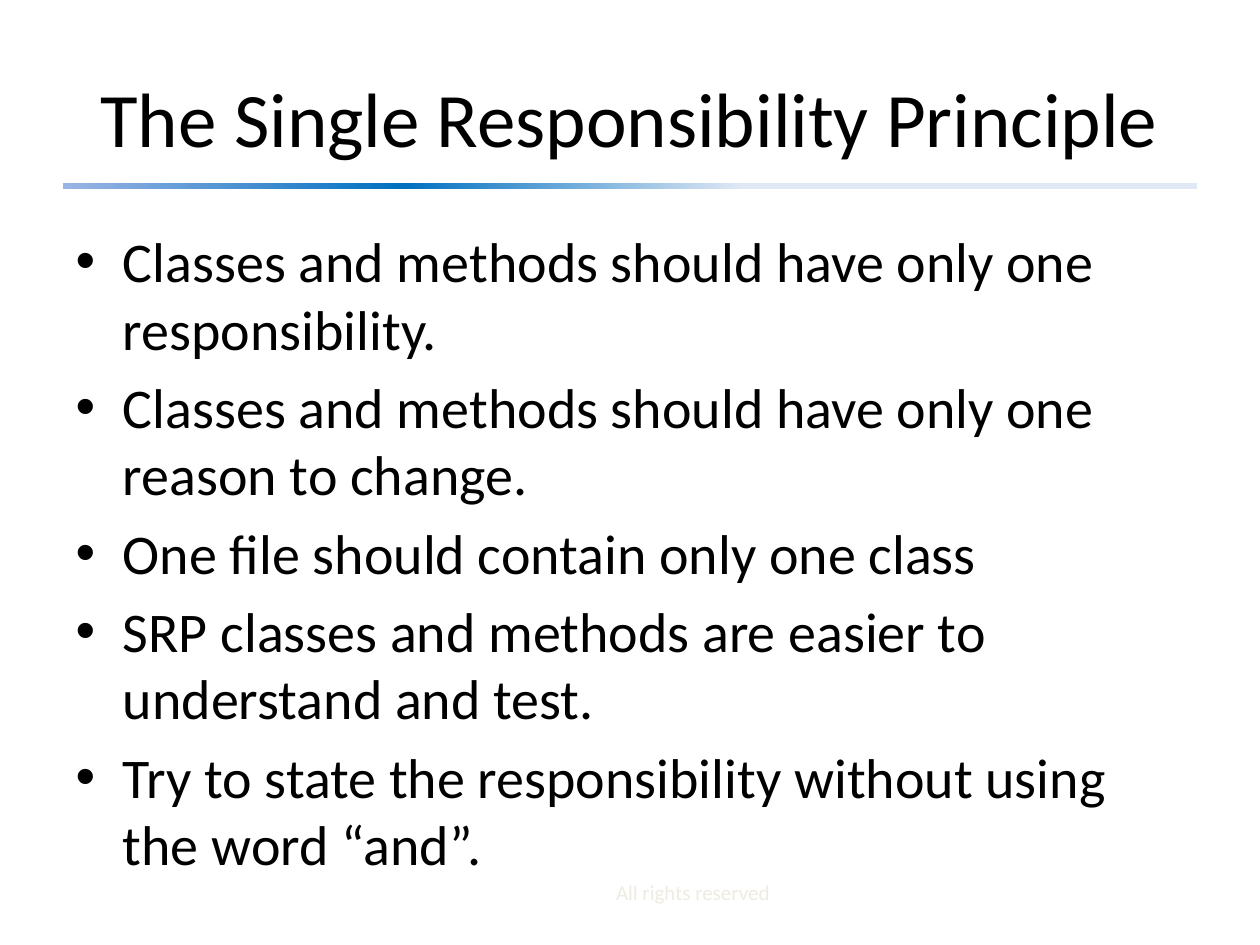
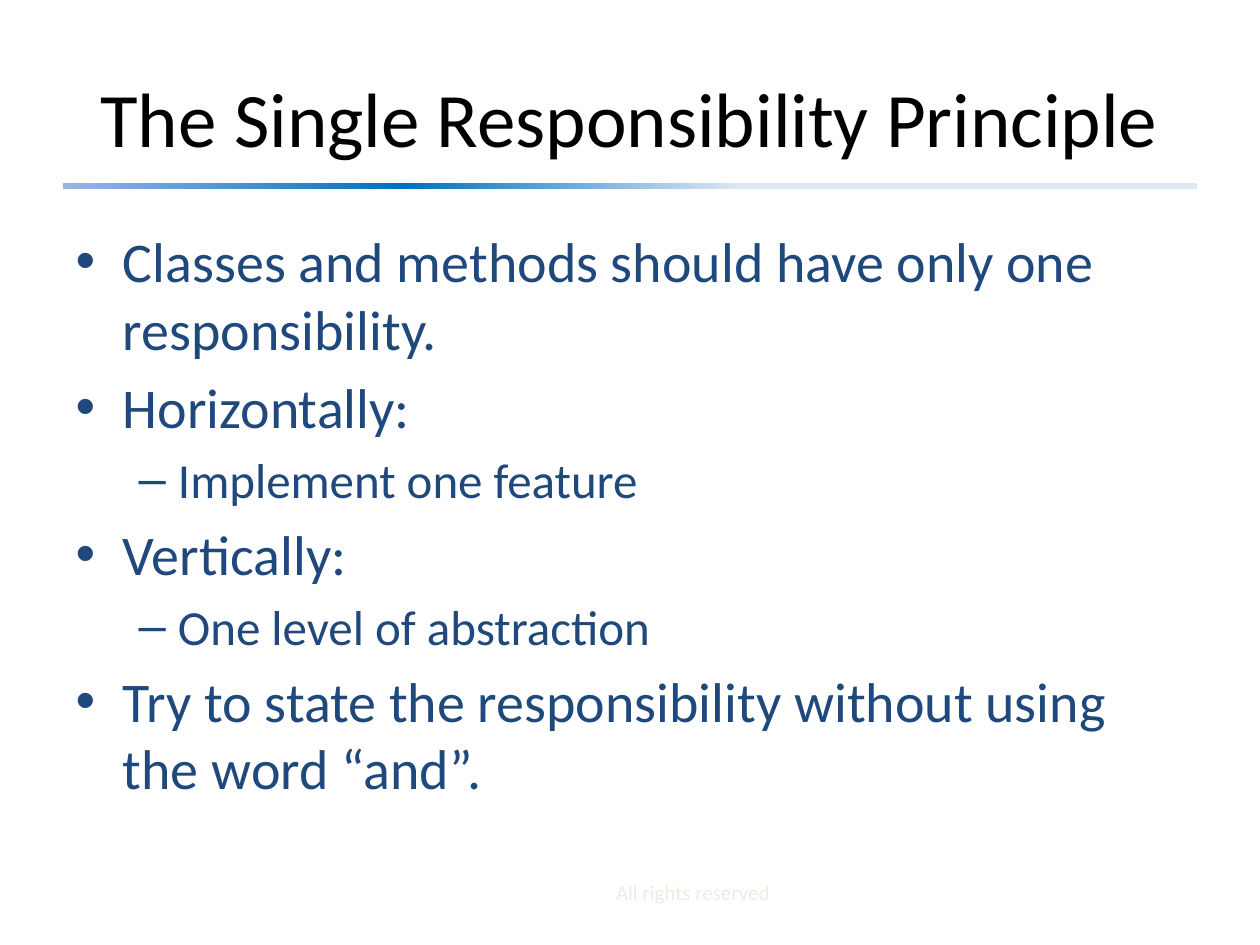
Before and after one commit to david-sackstein/solid-c-cpp, a slide deck: slide 9 of Module 1 - Principles You Need to Know.pptx. Drawn at 1260x945 pixels with LibreOffice and Linux fonts; fonts in the diff are those of the drawing. Boxes give left, top, right and bottom in pixels: in the first picture for what was removed or moved away, otherwise in the second. Text is boxed around its words. In the diff, an @@ line names an element or a change of style, - is before the commit and + after.

```diff
--- a/Module 1 - Principles You Need to Know.pptx
+++ b/Module 1 - Principles You Need to Know.pptx
@@ text at box(123, 243, 1106, 790): text colour #000000 to #1F497D in "Classes and methods should have only one ...", "Try to state the responsibility without using ..." @@
@@ text at box(123, 389, 650, 646): text changed; size 32 to 28 pt; text colour #000000 to #1F497D @@
-• Classes and methods should have only one reason to change.
-• One file should contain only one class
-• SRP classes and methods are easier to understand and test.
+• Horizontally:
+  – Implement one feature
+• Vertically:
+  – One level of abstraction
```
Also in this commit, not shown: 8 other slides changed, 1 slide added, 3 other files.
